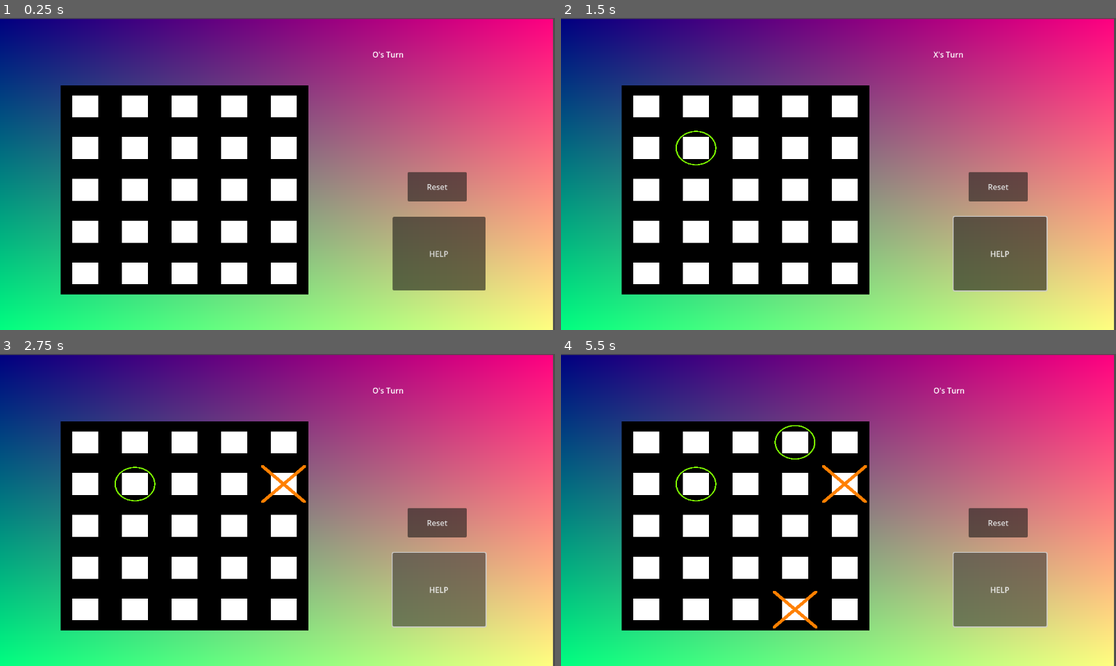
Above: before the commit, frames 1-4 (two rows, left to right).
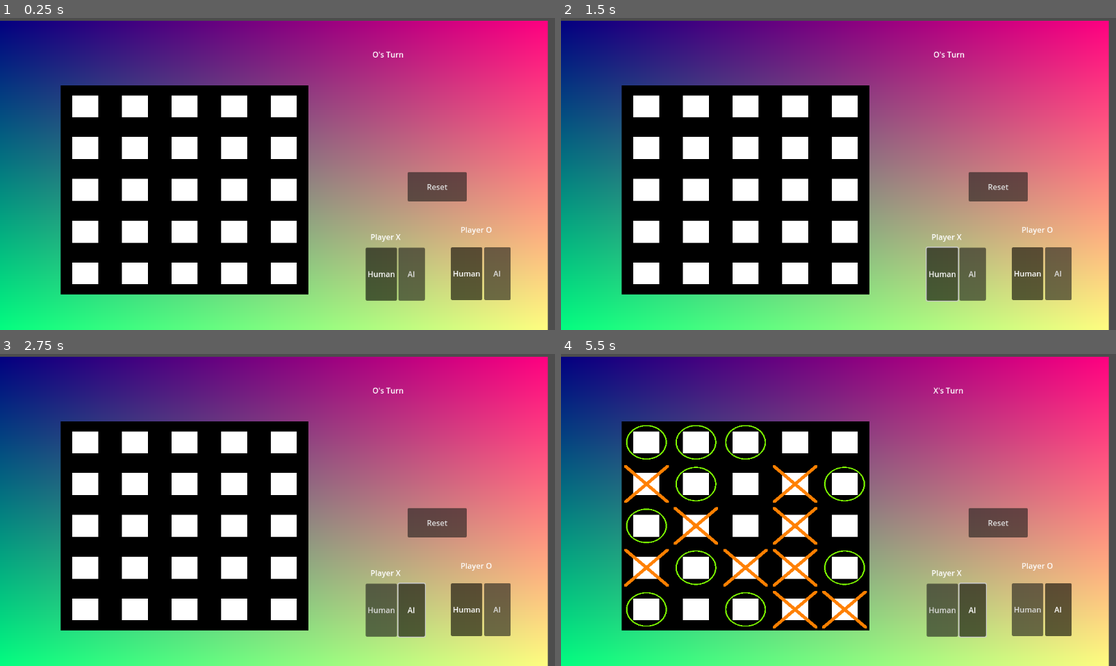
Above: after the commit, the same moments.

Repository: Michael4d45/tic-tac-toe
Game: Godot game, scene res://Game.tscn
Same seed, same stepped clock (60 frames per second), same inputs: the game is played once before the commit and once after it.
Inputs (mouse positions are in pixels of both pictures, inside the frame that each line leads up to):
- Up to frame 1 (0.25 s): no input
- Up to frame 2 (1.5 s): click (999, 255) at 0.5 s, where only the run before the commit has a clickable "HELP"; click (943, 273) at 1.25 s, where only the run after the commit has a clickable "Human"
- Up to frame 3 (2.75 s): click (410, 609) at 2 s, where only the run after the commit has a clickable "AI"
- Up to frame 4 (5.5 s): click (1027, 609) at 2.75 s, where only the run after the commit has a clickable "Human"; click (1060, 609) at 3.5 s, where only the run after the commit has a clickable "AI"; click (943, 609) at 4.25 s, where only the run after the commit has a clickable "Human"; click (971, 609) at 5 s, where only the run after the commit has a clickable "AI"

The runs differ from the first frame. In frame 1, 6.2% of the frame differs, in the area x 0-100%, y 0-100%; in frame 2, 6.5%; in frame 3, 8.0%; in frame 4, 10%.

Commit message:
add ai buttons

Diff:
--- /dev/null
+++ b/AI.gd
@@ -0,0 +1,24 @@
+extends Node2D
+
+
+signal player_type_updated(player: Enums.Player, player_type: Enums.PlayerType)
+
+
+func _on_human_x_button_toggled(toggled_on):
+	if toggled_on:
+		player_type_updated.emit(Enums.Player.X, Enums.PlayerType.HUMAN)
+
+
+func _on_aix_button_toggled(toggled_on):
+	if toggled_on:
+		player_type_updated.emit(Enums.Player.X, Enums.PlayerType.AI)
+
+
+func _on_human_o_button_toggled(toggled_on):
+	if toggled_on:
+		player_type_updated.emit(Enums.Player.O, Enums.PlayerType.HUMAN)
+
+
+func _on_aio_button_toggled(toggled_on):
+	if toggled_on:
+		player_type_updated.emit(Enums.Player.O, Enums.PlayerType.AI)
--- a/Enums.gd
+++ b/Enums.gd
@@ -6,3 +6,13 @@
 	X_TURN,
 	O_TURN,
 }
+
+enum Player {
+	X,
+	O,
+}
+
+enum PlayerType {
+	HUMAN,
+	AI,
+}
--- a/Game.tscn
+++ b/Game.tscn
@@ -1,9 +1,12 @@
-[gd_scene load_steps=9 format=3 uid="uid://cjgqb0e5r3s31"]
+[gd_scene load_steps=11 format=3 uid="uid://cjgqb0e5r3s31"]
 
 [ext_resource type="Shader" path="res://background.gdshader" id="1_3lwuk"]
 [ext_resource type="Shader" path="res://gameboard.gdshader" id="2_dxyed"]
 [ext_resource type="Script" path="res://gameboard.gd" id="3_4pakk"]
 [ext_resource type="Script" path="res://RichTextLabel.gd" id="4_s3iev"]
+[ext_resource type="Script" path="res://AI.gd" id="5_o0d2x"]
+[ext_resource type="ButtonGroup" uid="uid://ctw7f4ye6d6fk" path="res://X_player_button_group.tres" id="6_std3p"]
+[ext_resource type="ButtonGroup" uid="uid://bbexeprl8d75d" path="res://O_player_button_group.tres" id="9_vxvdq"]
 
 [sub_resource type="ShaderMaterial" id="ShaderMaterial_xmc81"]
 shader = ExtResource("1_3lwuk")
@@ -22,28 +25,14 @@
 shader_parameter/o_mask = 0
 shader_parameter/x_mask = 0
 
-[sub_resource type="GDScript" id="GDScript_3xw2k"]
-script/source = "extends Button
-
-
-# Called when the node enters the scene tree for the first time.
-func _ready():
-	pass # Replace with function body.
-
-
-# Called every frame. 'delta' is the elapsed time since the previous frame.
-func _process(delta):
-	pass
-"
-
 [node name="Node2D" type="Node2D"]
 
 [node name="background" type="TextureRect" parent="."]
 material = SubResource("ShaderMaterial_xmc81")
-offset_left = -2.0
-offset_top = 2.0
-offset_right = 1148.0
-offset_bottom = 649.0
+offset_left = -13.0
+offset_top = 6.0
+offset_right = 1137.0
+offset_bottom = 653.0
 texture = SubResource("CanvasTexture_50lf1")
 
 [node name="gameboard" type="TextureRect" parent="."]
@@ -70,14 +59,70 @@
 offset_bottom = 381.0
 text = "Reset"
 
-[node name="HELP" type="Button" parent="."]
-offset_left = 815.0
-offset_top = 413.0
-offset_right = 1008.0
-offset_bottom = 566.0
-text = "HELP"
-script = SubResource("GDScript_3xw2k")
+[node name="Node2D" type="Node2D" parent="."]
+position = Vector2(886, 442)
+script = ExtResource("5_o0d2x")
+
+[node name="HumanXButton" type="Button" parent="Node2D"]
+offset_left = -127.0
+offset_top = 35.0
+offset_right = -62.0
+offset_bottom = 145.0
+toggle_mode = true
+button_pressed = true
+button_group = ExtResource("6_std3p")
+text = "Human"
+
+[node name="AIXButton" type="Button" parent="Node2D"]
+offset_left = -59.0
+offset_top = 35.0
+offset_right = -4.0
+offset_bottom = 145.0
+toggle_mode = true
+button_group = ExtResource("6_std3p")
+text = "AI"
+
+[node name="HumanOButton" type="Button" parent="Node2D"]
+offset_left = 50.0
+offset_top = 34.0
+offset_right = 115.0
+offset_bottom = 144.0
+toggle_mode = true
+button_pressed = true
+button_group = ExtResource("9_vxvdq")
+text = "Human"
+
+[node name="AIOButton" type="Button" parent="Node2D"]
+offset_left = 119.0
+offset_top = 34.0
+offset_right = 174.0
+offset_bottom = 144.0
+toggle_mode = true
+button_group = ExtResource("9_vxvdq")
+text = "AI"
+
+[node name="RichTextLabel" type="RichTextLabel" parent="Node2D"]
+offset_left = -117.0
+offset_top = 1.0
+offset_right = -22.0
+offset_bottom = 41.0
+text = "Player X"
+
+[node name="RichTextLabel2" type="RichTextLabel" parent="Node2D"]
+offset_left = 70.0
+offset_top = -14.0
+offset_right = 165.0
+offset_bottom = 26.0
+text = "Player O"
 
 [connection signal="game_state_updated" from="gameboard" to="RichTextLabel" method="_on_gameboard_game_state_updated"]
 [connection signal="button_down" from="ResetButton" to="gameboard" method="_on_reset_button_down"]
-[connection signal="button_down" from="HELP" to="gameboard" method="_on_help_button_down"]
+[connection signal="player_type_updated" from="Node2D" to="gameboard" method="_on_node_2d_player_type_updated"]
+[connection signal="toggled" from="Node2D/HumanXButton" to="Node2D" method="_on_human_x_button_toggled"]
+[connection signal="toggled" from="Node2D/HumanXButton" to="Node2D/AIXButton" method="_on_human_x_button_toggled"]
+[connection signal="toggled" from="Node2D/AIXButton" to="Node2D" method="_on_aix_button_toggled"]
+[connection signal="toggled" from="Node2D/AIXButton" to="Node2D/HumanXButton" method="_on_aix_button_toggled"]
+[connection signal="toggled" from="Node2D/HumanOButton" to="Node2D" method="_on_human_o_button_toggled"]
+[connection signal="toggled" from="Node2D/HumanOButton" to="Node2D/AIOButton" method="_on_human_o_button_toggled"]
+[connection signal="toggled" from="Node2D/AIOButton" to="Node2D" method="_on_aio_button_toggled"]
+[connection signal="toggled" from="Node2D/AIOButton" to="Node2D/HumanOButton" method="_on_aio_button_toggled"]
--- /dev/null
+++ b/O_player_button_group.tres
@@ -0,0 +1,3 @@
+[gd_resource type="ButtonGroup" format=3 uid="uid://bbexeprl8d75d"]
+
+[resource]
--- a/RichTextLabel.gd
+++ b/RichTextLabel.gd
@@ -1,13 +1,4 @@
 extends RichTextLabel
-
-# Called when the node enters the scene tree for the first time.
-func _ready():
-	pass # Replace with function body.
-
-
-# Called every frame. 'delta' is the elapsed time since the previous frame.
-func _process(delta):
-	pass
 
 const GameState = Enums.GameState
 const texts = {
--- /dev/null
+++ b/X_player_button_group.tres
@@ -0,0 +1,3 @@
+[gd_resource type="ButtonGroup" format=3 uid="uid://ctw7f4ye6d6fk"]
+
+[resource]
--- a/gameboard.gd
+++ b/gameboard.gd
@@ -1,4 +1,7 @@
 extends TextureRect
+
+var player_o: Enums.PlayerType = Enums.PlayerType.HUMAN
+var player_x: Enums.PlayerType = Enums.PlayerType.HUMAN
 
 var game_state: Enums.GameState = Enums.GameState.O_TURN
 signal game_state_updated(old_game_state: Enums.GameState, new_game_state: Enums.GameState)
@@ -14,11 +17,27 @@
 	update_game_state(game_state)
 
 func _input(event: InputEvent) -> void:
+	if game_state == Enums.GameState.X_TURN && player_x == Enums.PlayerType.AI:
+		return
+	if game_state == Enums.GameState.O_TURN && player_o == Enums.PlayerType.AI:
+		return
+
 	if event is InputEventMouseButton and event.pressed and event.button_index == MOUSE_BUTTON_LEFT:
 		if get_global_rect().has_point(event.global_position):
-			progressGame(event.global_position)
+			progress_human_input(event.global_position)
 
-func progressGame(pos: Vector2) -> void:
+func _process(_delta):
+	if game_state == Enums.GameState.X_TURN && player_x == Enums.PlayerType.AI:
+		ai()
+		return
+	if game_state == Enums.GameState.O_TURN && player_o == Enums.PlayerType.AI:
+		ai()
+		return
+
+	if !in_play() && player_x == Enums.PlayerType.AI && player_o == Enums.PlayerType.AI:
+		reset()
+
+func progress_human_input(pos: Vector2) -> void:
 	var grid_size = material.get_shader_parameter("grid_size")
 	var o_mask = material.get_shader_parameter("o_mask")
 	var x_mask = material.get_shader_parameter("x_mask")
@@ -140,16 +159,16 @@
 	material.set_shader_parameter("x_mask", 0)
 	update_game_state(Enums.GameState.O_TURN)
 
-func get_random(mask: int, size: int) -> int:
-	var placement = 1 << randi_range(0, size - 1)
+func get_random(mask: int, mask_size: int) -> int:
+	var placement = 1 << randi_range(0, mask_size - 1)
 	if mask | placement == mask:
-		return get_random(mask, size)
+		return get_random(mask, mask_size)
 	return placement
 
 func in_play() -> bool:
 	return game_state == Enums.GameState.X_TURN || game_state == Enums.GameState.O_TURN
 
-func help():
+func ai():
 	if !in_play():
 		return
 	var grid_size = material.get_shader_parameter("grid_size")
@@ -164,9 +183,14 @@
 		o_mask |= random_placement
 	process_game(x_mask, o_mask, grid_size)
 
-func _on_help_button_down():
-	help()
-
 
 func _on_reset_button_down():
 	reset()
+
+
+func _on_node_2d_player_type_updated(player: Enums.Player, player_type: Enums.PlayerType):
+	match player:
+		Enums.Player.X:
+			player_x = player_type
+		Enums.Player.O:
+			player_o = player_type
